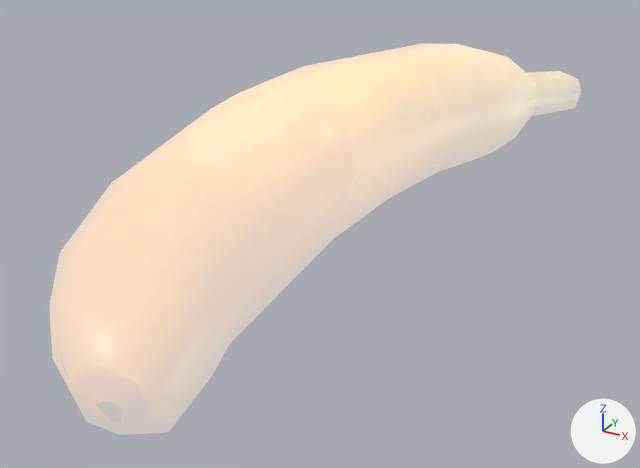
What one commit did to the COLLADA model tmc_gazebo_worlds/models/banana/meshes/banana.dae.
Camera for both pictures: a 50 mm camera at (0.0605, -0.1033, 0.0434) aimed at (0.0035, 0.0004, -0.0084). The lights are fixed; the arrows at lower right show +X, +Y and +Z. The picture after the commit comes second. Where no turn or scale is listed for an object, it has been applied to the vertices.

Names of what the first picture shows: 'banana'.
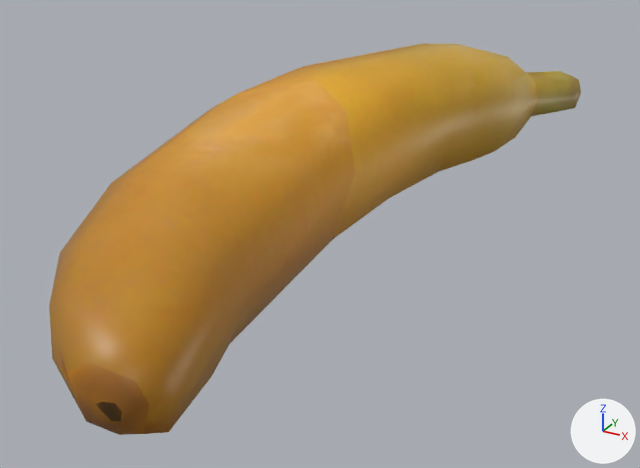
Diff of the bpy script that builds the scene:
```diff
--- a/tmc_gazebo_worlds/models/banana/meshes/banana.dae.py
+++ b/tmc_gazebo_worlds/models/banana/meshes/banana.dae.py
@@ mat_material @@
 mat_material.roughness = 0.44
-mat_material.emission_color = (0.5, 0.5, 0.5)  # grey #bcbcbc
-mat_material.emission_strength = 1.0
```

Boxes (x1, y1, x2, y2) around the edits, measured in the pictures (640 x 468 px):
'banana', recoloured, surface changed (darker)
    both: (49, 43, 581, 435)
